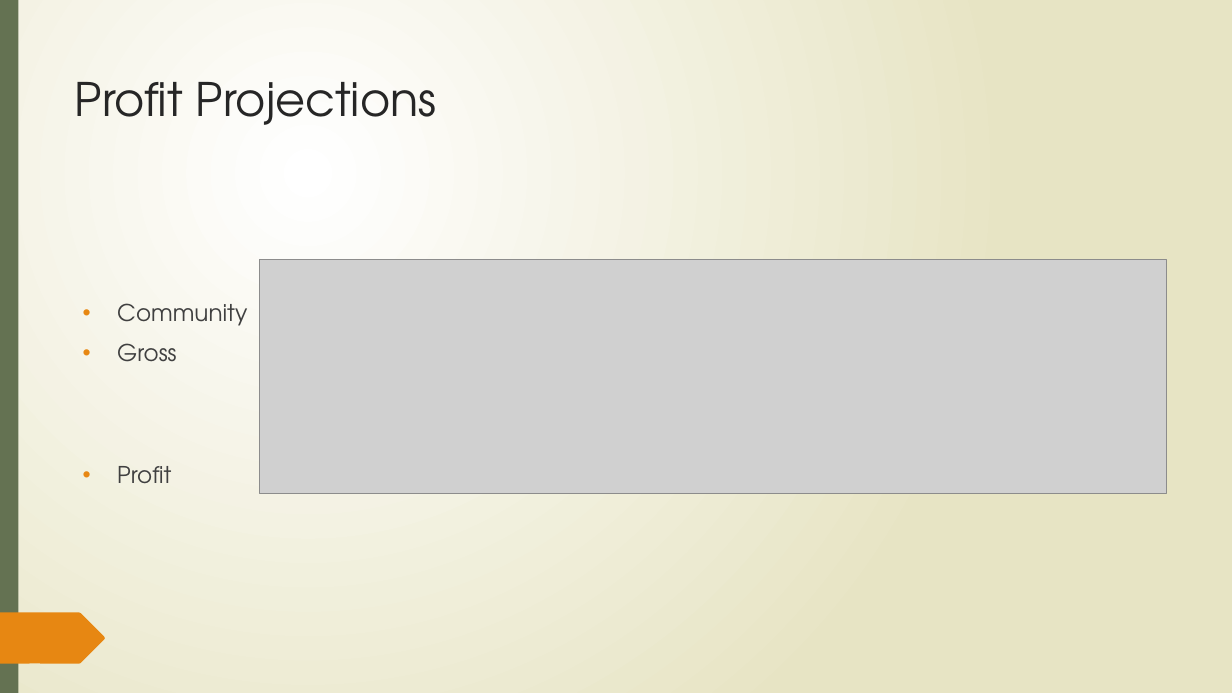
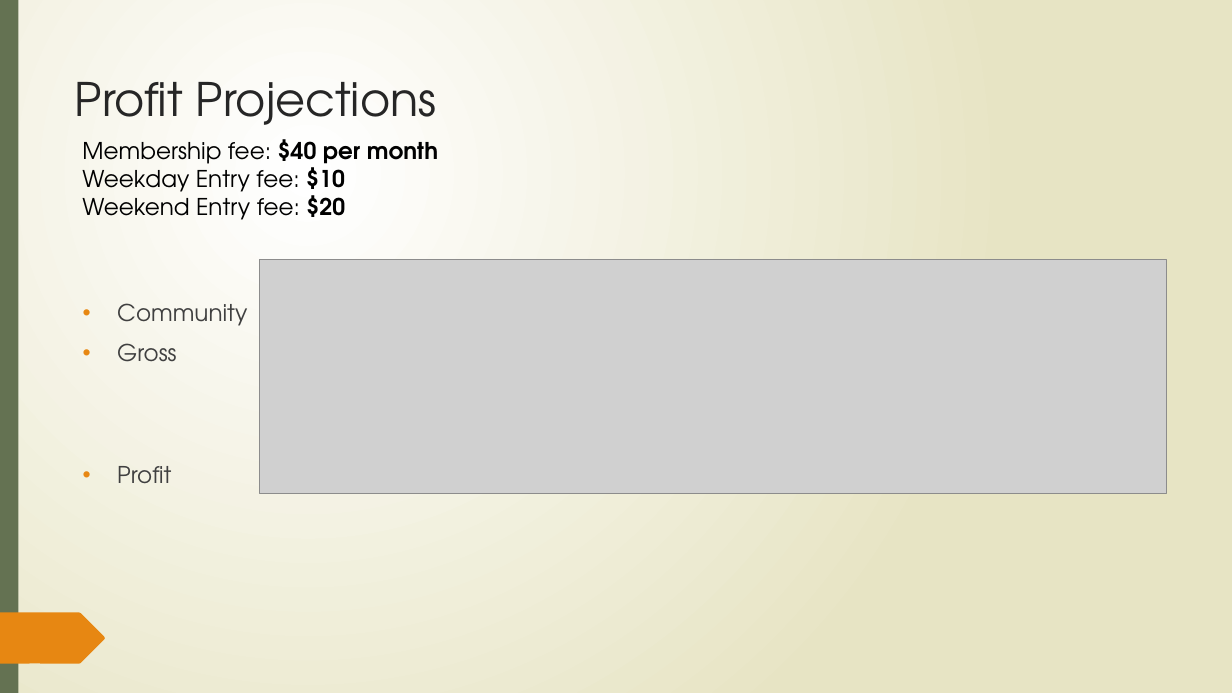
Before and after one commit to tieje/dogen, a slide deck: slide 20 of Presentation/SocialHub_FrancisT_06_23_2020.pptx. Drawn at 1232x693 pixels with LibreOffice and Linux fonts; fonts in the diff are those of the drawing; grey boxes stand for pictures. Boxes give left, top, right and bottom in pixels: in the first picture for what was removed or moved away, otherwise in the second. Text is boxed around its words. In the diff, an @@ line names an element or a change of style, - is before the commit and + after.

```diff
--- a/Presentation/SocialHub_FrancisT_06_23_2020.pptx
+++ b/Presentation/SocialHub_FrancisT_06_23_2020.pptx
@@ text added at (82,139,438,220), 18 pt, text #000000 @@
+Membership fee: $40 per month
+Weekday Entry fee: $10
+Weekend Entry fee: $20
```
Also in this commit, not shown: 3 other slides changed.
